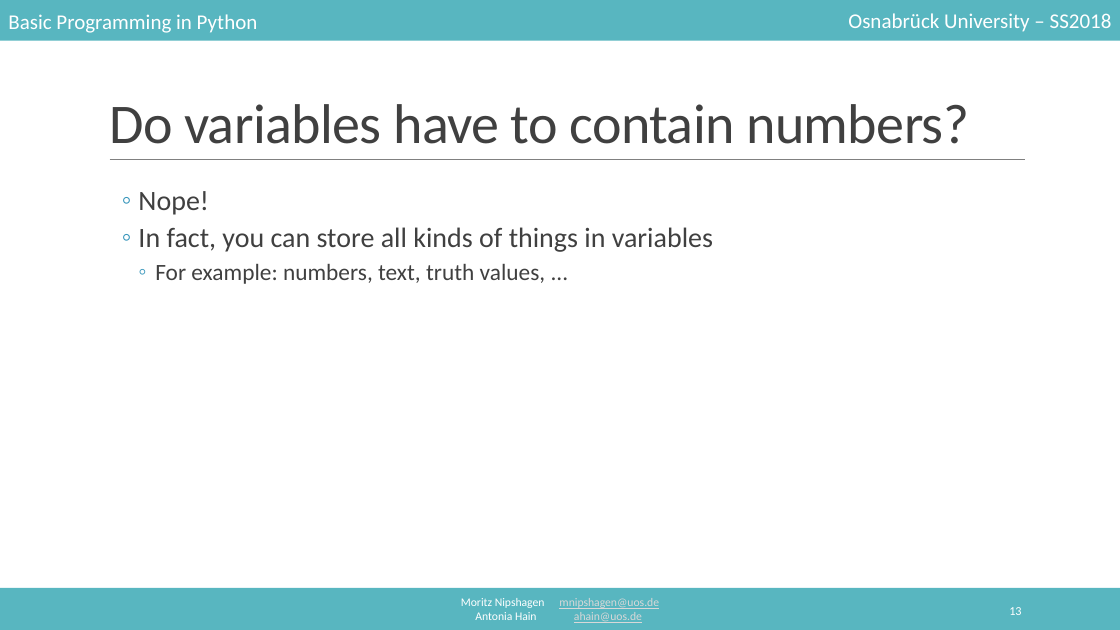
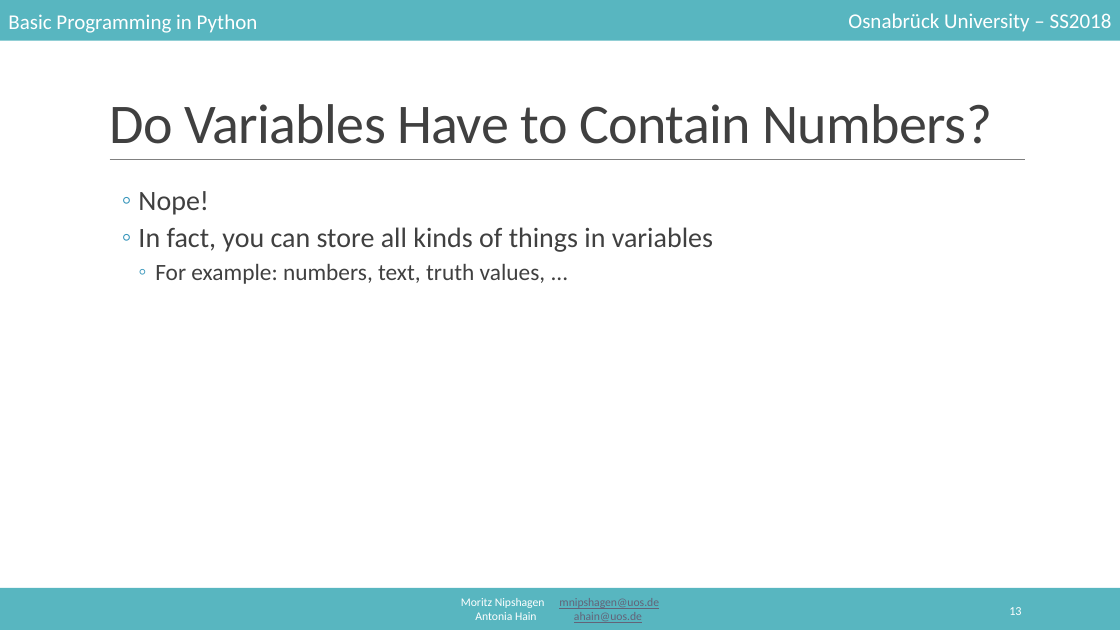
Before and after one commit to mnipshagen/monty, a slide deck: slide 13 of 2018/02/Syntax_and_variables.pptx. Drawn at 1120x630 pixels with LibreOffice and Linux fonts; fonts in the diff are those of the drawing. Boxes give left, top, right and bottom in pixels: in the first picture for what was removed or moved away, otherwise in the second. Text is boxed around its words. In the diff, an @@ line names an element or a change of style, - is before the commit and + after.

```diff
--- a/2018/02/Syntax_and_variables.pptx
+++ b/2018/02/Syntax_and_variables.pptx
@@ title at (109,104,992,144): text changed @@
-Do variables have to contain numbers?
+Do Variables Have to Contain Numbers?
@@ text "Moritz Nipshagen mnipshagen@uos.de" at (461,598,659,623): text colour #D8D8D8 to #636378 in "mnipshagen@uos.de", "ahain@uos.de" @@
```
Also in this commit, not shown: 38 other slides changed, 1 slide removed, 15 other files.
